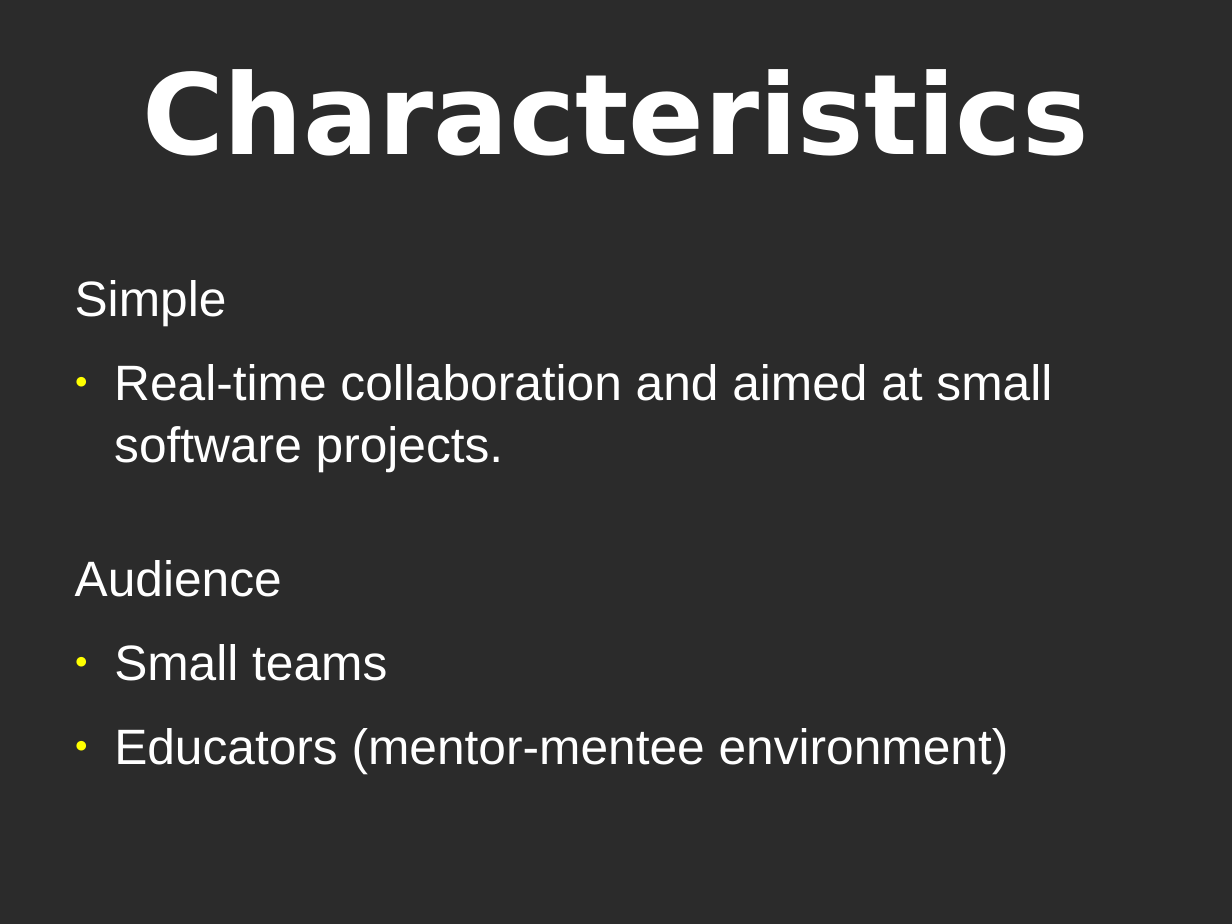
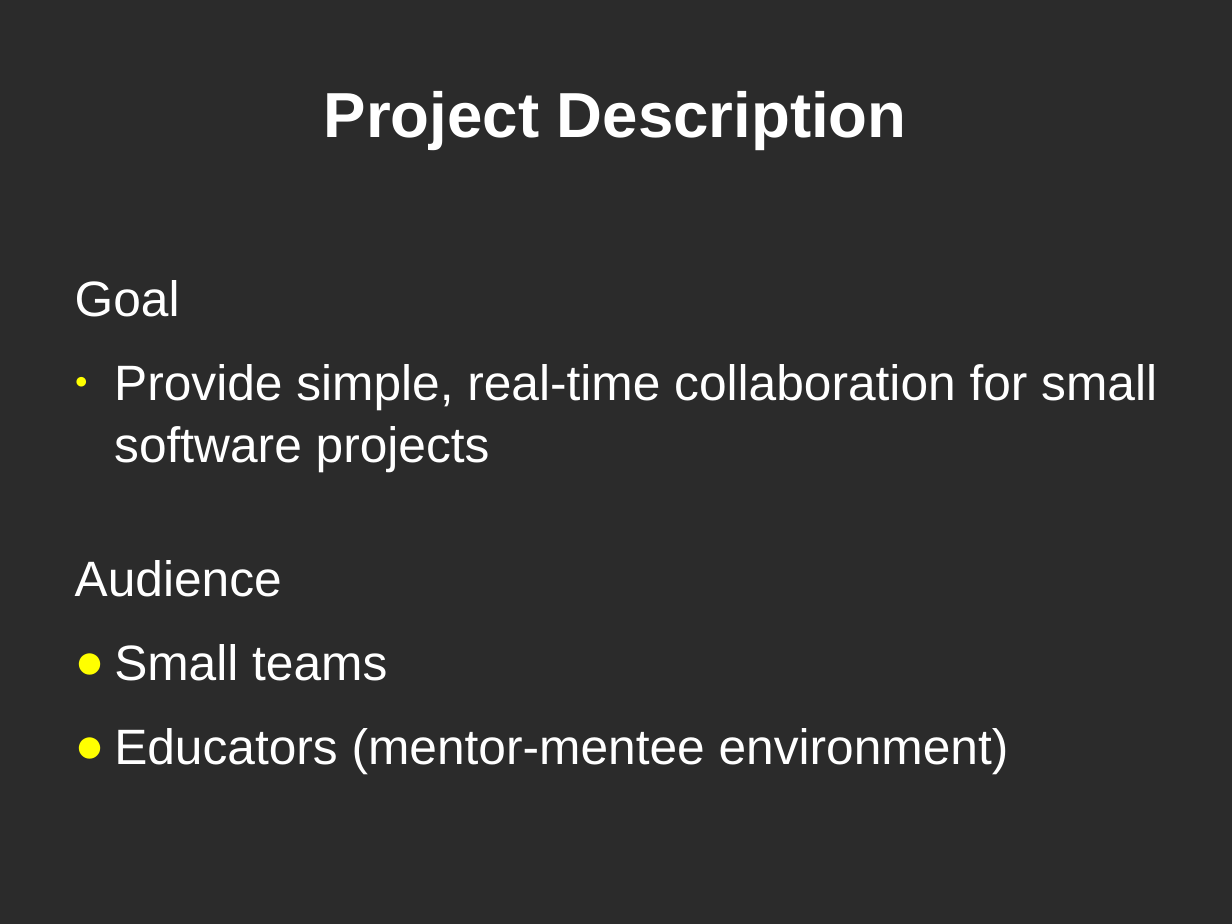
Before and after one commit to CoNetPad/CoNetPad, a slide deck: slide 5 of docs/Deliverable1/Presentation/Presentation1.ppt (slide 3 before the commit). Drawn at 1232x924 pixels with LibreOffice and Linux fonts; fonts in the diff are those of the drawing; background and template pictures are left out; a plain dark background stands for a picture behind light text. Boxes give left, top, right and bottom in pixels: in the first picture for what was removed or moved away, otherwise in the second. Text is boxed around its words. In the diff, an @@ line names an element or a change of style, - is before the commit and + after.

Commit message:
Added Project Plan section to presentation. Minor edits of other sections.

```diff
--- a/docs/Deliverable1/Presentation/Presentation1.ppt
+++ b/docs/Deliverable1/Presentation/Presentation1.ppt
@@ title at (324, 91, 907, 149): text changed; size 72 to 41 pt; font DejaVu Sans to Arial @@
-Characteristics
+Project Description
@@ text at (75, 280, 1157, 472): text changed @@
-Simple
-● Real-time collaboration and aimed at small software projects.
+Goal
+● Provide simple, real-time collaboration for small software projects
```
Also in this commit, not shown: 13 other slides changed, 3 slides added, 2 slides removed, 1 other file.
